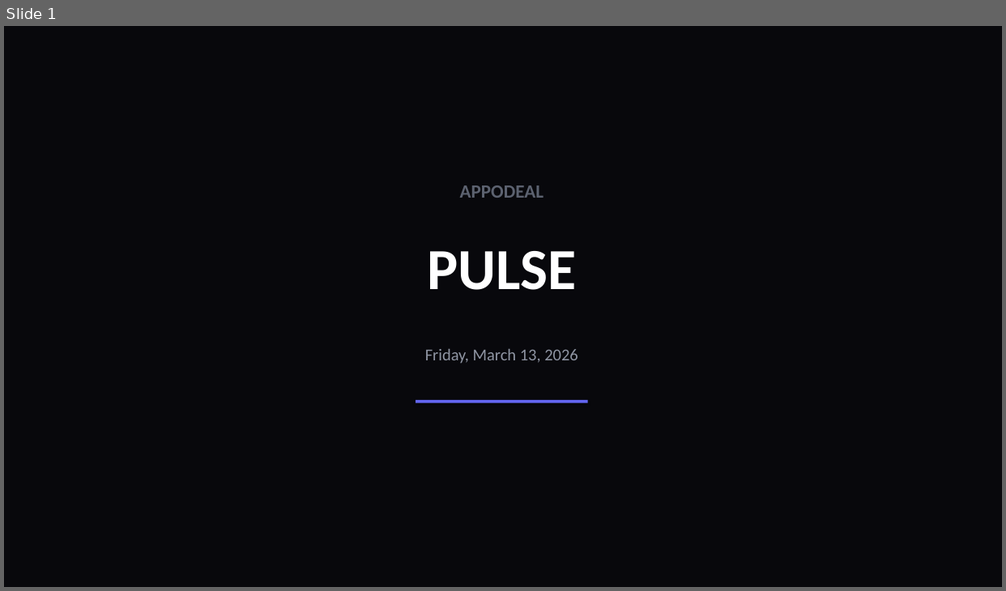
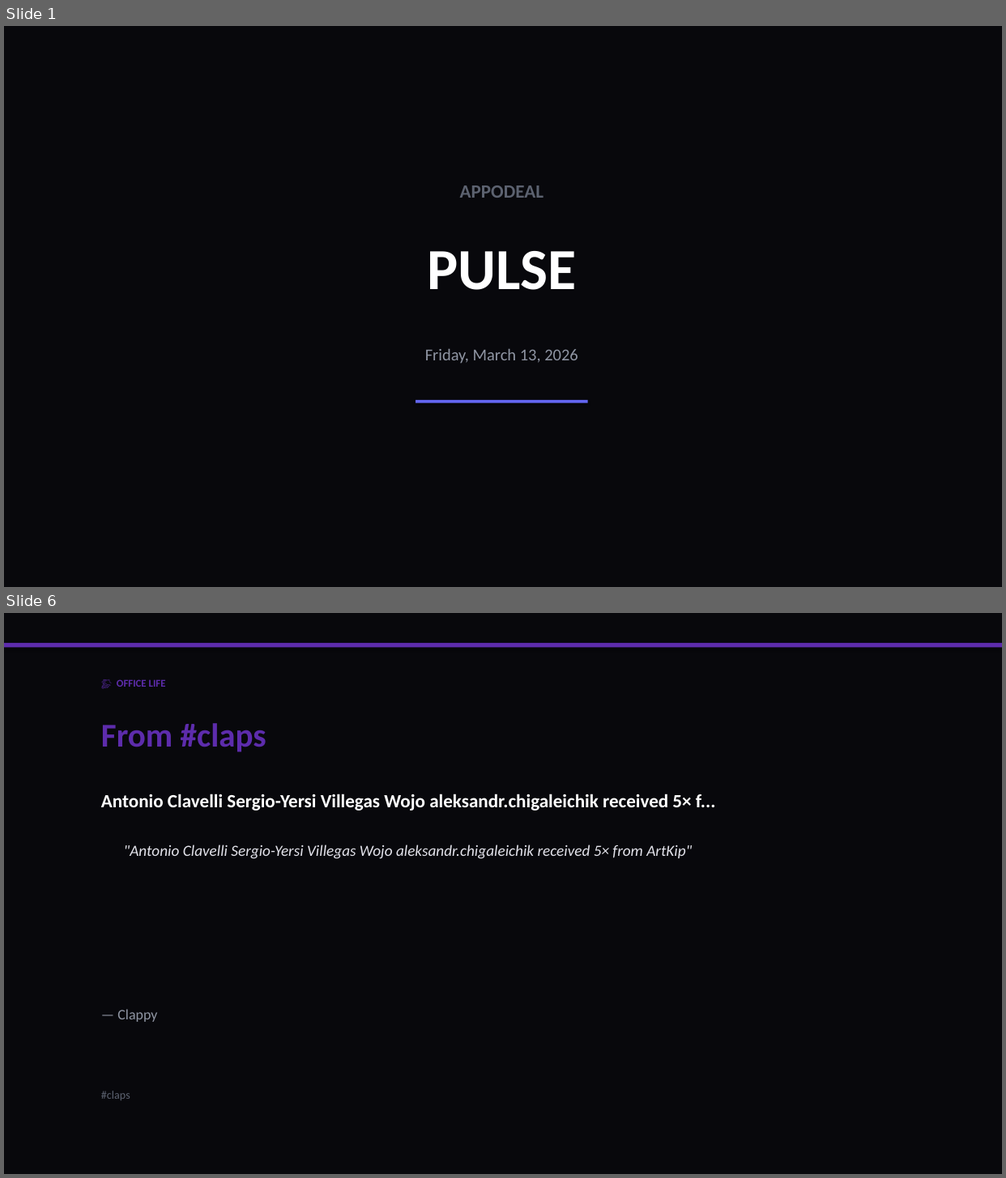
Before and after one commit to liliyagarifullina-maker/appodeal-pulse, a slide deck: data/archive/pulse_2026-03-13.pptx. Shown one above the other, each under a label of ours: slide 1 before the commit, slides 1 and 6 after it; the slides between them are not shown. The pictures are 1006x591 and 1006x1178 pixels, drawn with LibreOffice and Linux fonts; fonts in the diff are those of the drawing. Boxes give left, top, right and bottom in pixels: in the first picture for what was removed or moved away, otherwise in the second. Text is boxed around its words. In the diff, an @@ line names an element or a change of style, - is before the commit and + after.

```diff
--- a/data/archive/pulse_2026-03-13.pptx
+++ b/data/archive/pulse_2026-03-13.pptx
@@ slide 6 added at (4, 613, 1002, 1174), background #08080C @@
@@ rectangle added at (4, 643, 1002, 648), fill #5D2CAC @@
@@ text added at (117, 679, 166, 687), 10 pt, text #5D2CAC, bold @@
+👏 OFFICE LIFE
@@ text added at (101, 723, 266, 752), 32 pt, text #5D2CAC, bold @@
+From #claps
@@ text added at (101, 794, 716, 811), 18 pt, text #FFFFFF, bold @@
+Antonio Clavelli Sergio-Yersi Villegas Wojo aleksandr.chigaleichik received 5× f...
@@ text added at (124, 845, 692, 859), 15 pt, text #E2E2EA, italic @@
+"Antonio Clavelli Sergio-Yersi Villegas Wojo aleksandr.chigaleichik received 5× from ArtKip"
@@ text added at (117, 1009, 157, 1022), 14 pt, text #8F95A3 @@
+— Clappy
@@ text added at (101, 1091, 130, 1101), 11 pt, text #5C6270 @@
+#claps
```
Also in this commit, not shown: 4 slides changed, 1 other slide added, 20 slides removed, 2 other files.
